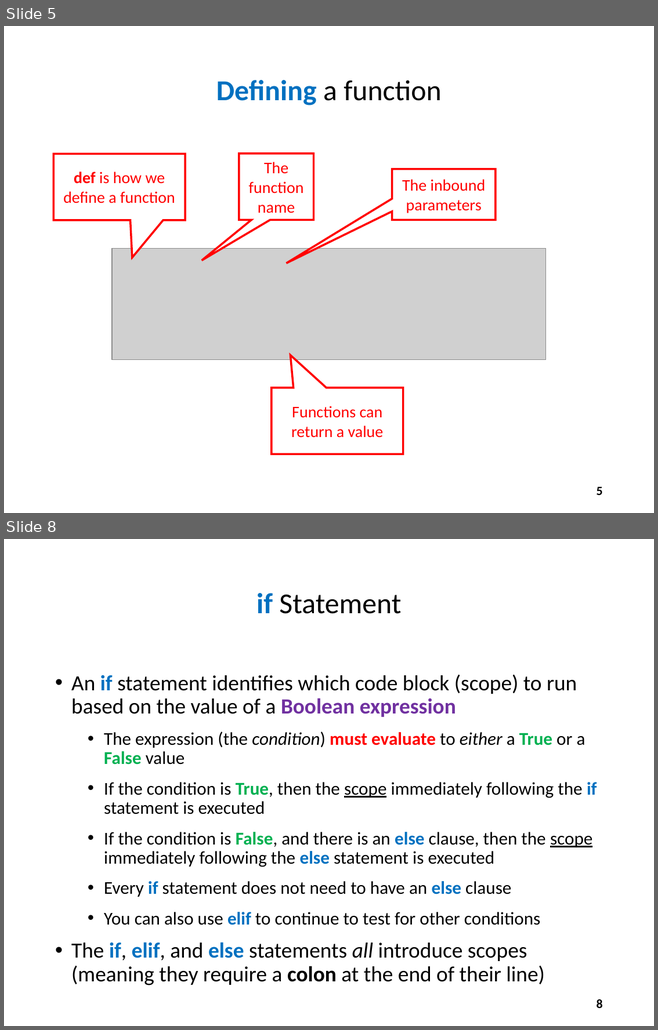
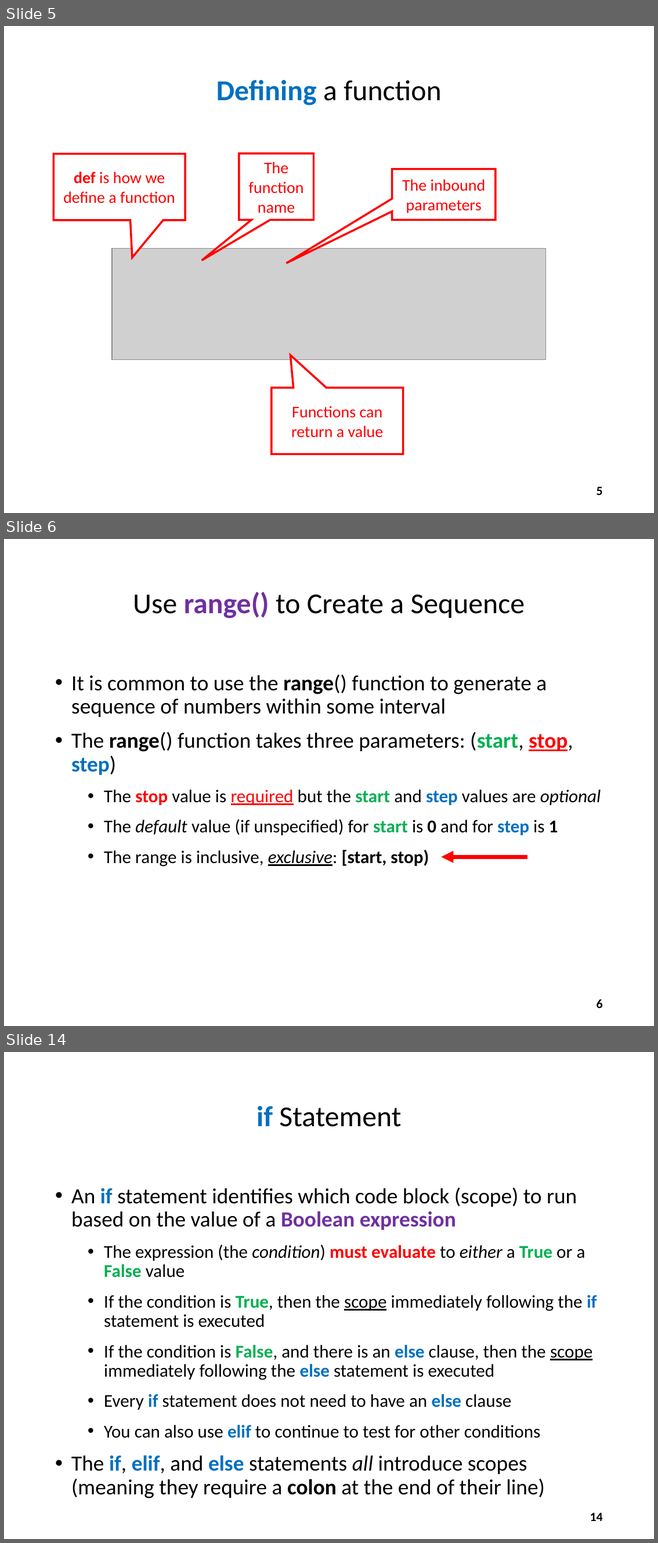
Before and after one commit to dbiersach/scicomp101, a slide deck: Session 04 - Functions and Logic/Session 04 - Functions and Logic.pptx. Shown one above the other, each under a label of ours: slides 5 and 8 before the commit, slides 5, 6 and 14 after it; the slides between them are not shown. The pictures are 658x1030 and 658x1543 pixels, drawn with LibreOffice and Linux fonts; fonts in the diff are those of the drawing; grey boxes stand for pictures. Boxes give left, top, right and bottom in pixels: in the first picture for what was removed or moved away, otherwise in the second. Text is boxed around its words. In the diff, an @@ line names an element or a change of style, - is before the commit and + after.

```diff
--- a/Session 04 - Functions and Logic/Session 04 - Functions and Logic.pptx
+++ b/Session 04 - Functions and Logic/Session 04 - Functions and Logic.pptx
@@ slide 6 added at (x1=4, y1=539, x2=654, y2=1026), background #FFFFFF @@
@@ title added at (x1=133, y1=592, x2=525, y2=618), 32 pt, text #000000 @@
+Use range() to Create a Sequence
@@ text added at (x1=71, y1=675, x2=600, y2=867), 20 pt, text #000000 @@
+• It is common to use the range() function to generate a sequence of numbers within some interval
+• The range() function takes three parameters: (start, stop, step)
+  • The stop value is required but the start and step values are optional
+  • The default value (if unspecified) for start is 0 and for step is 1
+  • The range is inclusive, exclusive: [start, stop)
@@ arrow added from (528, 857) to (441, 857), #FF0000 4.5 pt @@
@@ page number added at (x1=596, y1=1000, x2=603, y2=1008), 14 pt, text #000000, bold @@
+6
@@ what was slide 8 is now slide 14 @@
@@ page number at (x1=590, y1=1513, x2=603, y2=1521): text changed @@
-8
+14
```
Also in this commit, not shown: 2 slides changed, 10 other slides added, 6 other files.
